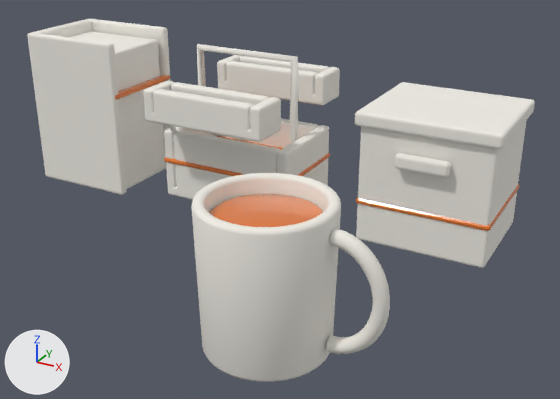
The glTF model public/models/gift-shop.glb, before and after one commit.
The view is the same before and after, from a 50 mm lens placed at (0.246, -0.385, 0.223), pointed at (0.032, 0.004, 0.029). The axes (+X, +Y, +Z) are drawn at lower left. The lights are the same throughout. The first picture is the older version. Where no turn or scale is listed for an object, it has been applied to the vertices. Vertices at exactly the same position are counted once.

Script lines for the objects in view, before the commit:
```python
ob_notebook_cover_back = bpy.data.objects.new('notebook_cover_back', me_notebook_cover_back)
ob_notebook_cover_back.parent = ob_touch_item_work
ob_notebook_cover_back.location = (0.0, 0.03, 0.055)
ob_notebook_cover_back.scale = (0.055, 0.055, 0.055)
ob_notebook_cover_front = bpy.data.objects.new('notebook_cover_front', me_notebook_cover_back)
ob_notebook_cover_front.parent = ob_touch_item_work
ob_notebook_cover_front.location = (0.0, -0.03, 0.055)
ob_notebook_cover_front.scale = (0.055, 0.055, 0.055)
ob_notebook_glazed_band = bpy.data.objects.new('notebook_glazed_band', me_notebook_glazed_band)
ob_notebook_glazed_band.parent = ob_touch_item_work
ob_notebook_glazed_band.location = (0.0, 0.0, 0.073)
ob_notebook_glazed_band.scale = (0.039, 0.039, 0.039)
ob_notebook_pages = bpy.data.objects.new('notebook_pages', me_notebook_pages)
ob_notebook_pages.parent = ob_touch_item_work
ob_notebook_pages.location = (0.0, 0.0, 0.051)
ob_notebook_pages.scale = (0.051, 0.051, 0.051)
ob_notebook_spine = bpy.data.objects.new('notebook_spine', me_notebook_spine)
ob_notebook_spine.location = (-0.174, 0.045, 0.055)
ob_tiny_toolbox_side_1 = bpy.data.objects.new('tiny_toolbox_side_1', me_tiny_toolbox_side_1)
ob_tiny_toolbox_side_1.parent = ob_touch_item_tools
ob_tiny_toolbox_side_1.location = (0.0, 0.0285, 0.0275)
ob_tiny_toolbox_side_1.scale = (0.041, 0.041, 0.041)
# also in view: 'tiny_carrying_handle' at (-0.025, 0.06, 0.076); 'toolbox_glazed_band' at (-0.025, 0.06, 0.028); 'mug_handle' at (0.133, -0.105, 0.043); 'tiny_tray_-1_side_-1' at (-0.025, 0.006, 0.077); 'tiny_tray_-1_floor' at (-0.025, 0.016, 0.068)
```
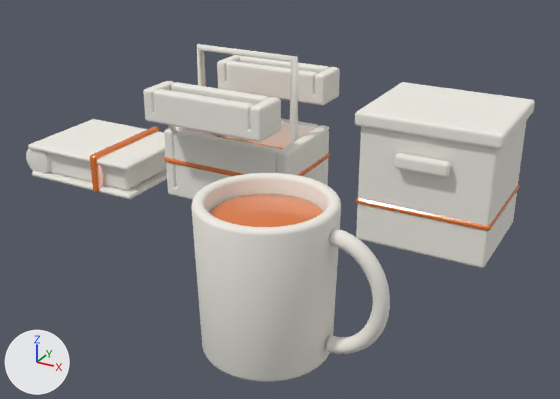
Pixel boxes (x1, y1, x2, y2) of what changed, in the pictures (560 x 399 px):
'notebook_cover_front', deleted
    before: (27, 32, 127, 195)
'notebook_pages', reshaped, moved, rescaled
    before: (70, 31, 166, 189)
    after: (48, 152, 166, 190)
'notebook_cover_top', added
    after: (28, 119, 165, 171)
'notebook_cover_back', deleted
    before: (91, 19, 170, 157)
'notebook_glazed_band', reshaped, moved, rescaled
    before: (115, 75, 170, 99)
    after: (90, 127, 159, 193)
'notebook_cover_bottom', added
    after: (32, 170, 167, 199)
'notebook_spine', deleted
    before: (33, 19, 93, 37)
'rounded_notebook_spine', added
    after: (26, 149, 51, 173)

The change, as a list of edits to the scene's bpy script:
```text
Change me_notebook_glazed_band:
    used by ob_notebook_glazed_band; parent = ob_touch_item_work; location = (0.0, 0.0, 0.073); scale = (0.039, 0.039, 0.039)
    remove me_notebook_glazed_band.from_pydata(...)  # 80 vertices, 156 faces; spans x -1.0..1.0, y -0.82..0.82, z -0.05..0.05
    add me_notebook_glazed_band.from_pydata(...)  # 96 vertices, 188 faces; spans x -0.08..0.08, y -1.0..1.0, z -0.38..0.38
    me_notebook_glazed_band part 1: 80 vertices removed from x -1.0..1.0, y -0.82..0.82, z -0.05..0.05; 96 vertices added at x -0.08..0.08, y -1.0..1.0, z -0.38..0.38
Change me_notebook_pages:
    used by ob_notebook_pages; parent = ob_touch_item_work; location = (0.0, 0.0, 0.051); scale = (0.051, 0.051, 0.051)
    remove me_notebook_pages.from_pydata(...)  # 96 vertices, 188 faces; spans x -0.67..0.67, y -0.51..0.51, z -1.0..1.0
    add me_notebook_pages.from_pydata(...)  # 96 vertices, 188 faces; spans x -1.0..1.0, y -0.76..0.76, z -0.21..0.21
    me_notebook_pages part 2: 96 of 96 vertices moved; they spanned x -0.67..0.67, y -0.51..0.51, z -1.0..1.0 and now span x -1.0..1.0, y -0.76..0.76, z -0.21..0.21; mean shift (0.0, 0.0, 0.0)
Add me_rounded_notebook_spine:
    me_rounded_notebook_spine.from_pydata(...)  # 144 vertices, 284 faces; spans x -0.012..0.012, y -0.035..0.035, z -0.012..0.012
    me_rounded_notebook_spine.materials.append(mat_porcelain)  # white #f1eee6
Add me_notebook_cover_bottom:
    me_notebook_cover_bottom.from_pydata(...)  # 80 vertices, 156 faces; spans x -1.0..1.0, y -0.77..0.77, z -0.04..0.04
    me_notebook_cover_bottom.materials.append(mat_porcelain)  # white #f1eee6
Remove ob_notebook_cover_back:
    ob_notebook_cover_back = bpy.data.objects.new('notebook_cover_back', me_notebook_cover_back)
    ob_notebook_cover_back.parent = ob_touch_item_work
    ob_notebook_cover_back.location = (0.0, 0.03, 0.055)
    ob_notebook_cover_back.scale = (0.055, 0.055, 0.055)
Remove ob_notebook_cover_front:
    ob_notebook_cover_front = bpy.data.objects.new('notebook_cover_front', me_notebook_cover_back)
    ob_notebook_cover_front.parent = ob_touch_item_work
    ob_notebook_cover_front.location = (0.0, -0.03, 0.055)
    ob_notebook_cover_front.scale = (0.055, 0.055, 0.055)
Change ob_notebook_glazed_band:
    ob_notebook_glazed_band.location: (0.0, 0.0, 0.073) -> (0.017, 0.0, 0.0145)
    ob_notebook_glazed_band.scale: (0.039, 0.039, 0.039) -> (0.0385, 0.0385, 0.0385)
Change ob_notebook_pages:
    ob_notebook_pages.location: (0.0, 0.0, 0.051) -> (0.0, 0.0, 0.013)
    ob_notebook_pages.scale: (0.051, 0.051, 0.051) -> (0.042, 0.042, 0.042)
Remove ob_notebook_spine:
    ob_notebook_spine = bpy.data.objects.new('notebook_spine', me_notebook_spine)
    ob_notebook_spine.location = (-0.174, 0.045, 0.055)
Add ob_rounded_notebook_spine:
    ob_rounded_notebook_spine = bpy.data.objects.new('rounded_notebook_spine', me_rounded_notebook_spine)
    ob_rounded_notebook_spine.location = (-0.182, 0.045, 0.013)
Add ob_notebook_cover_top:
    ob_notebook_cover_top = bpy.data.objects.new('notebook_cover_top', me_notebook_cover_bottom)
    ob_notebook_cover_top.parent = ob_touch_item_work
    ob_notebook_cover_top.location = (0.0, 0.0, 0.024)
    ob_notebook_cover_top.scale = (0.048, 0.048, 0.048)
Add ob_notebook_cover_bottom:
    ob_notebook_cover_bottom = bpy.data.objects.new('notebook_cover_bottom', me_notebook_cover_bottom)
    ob_notebook_cover_bottom.parent = ob_touch_item_work
    ob_notebook_cover_bottom.location = (0.0, 0.0, 0.002)
    ob_notebook_cover_bottom.scale = (0.048, 0.048, 0.048)
```
